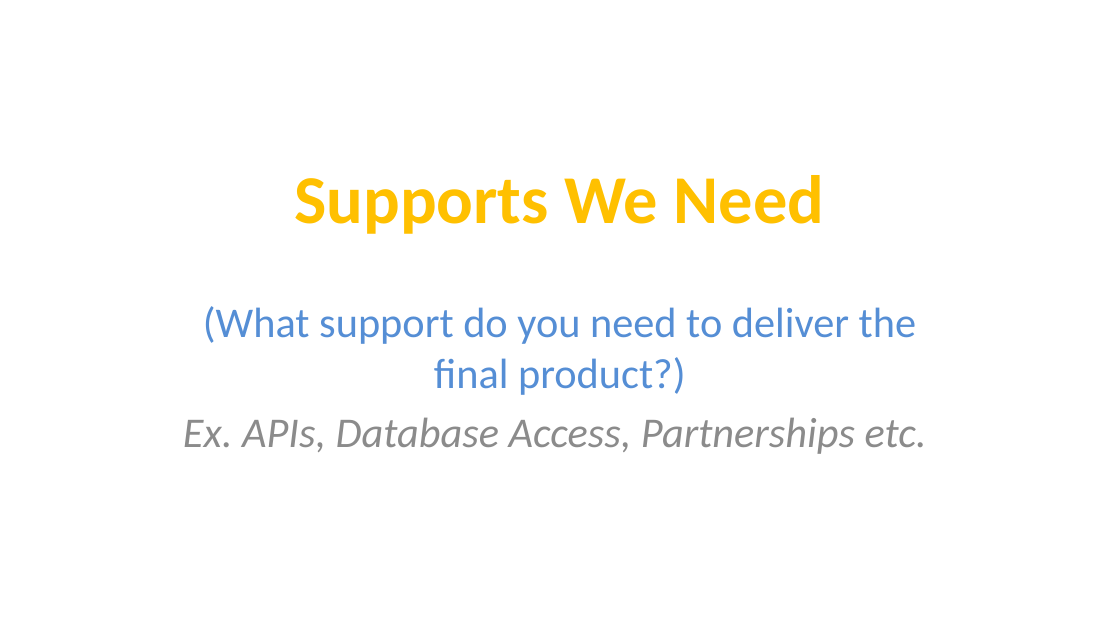
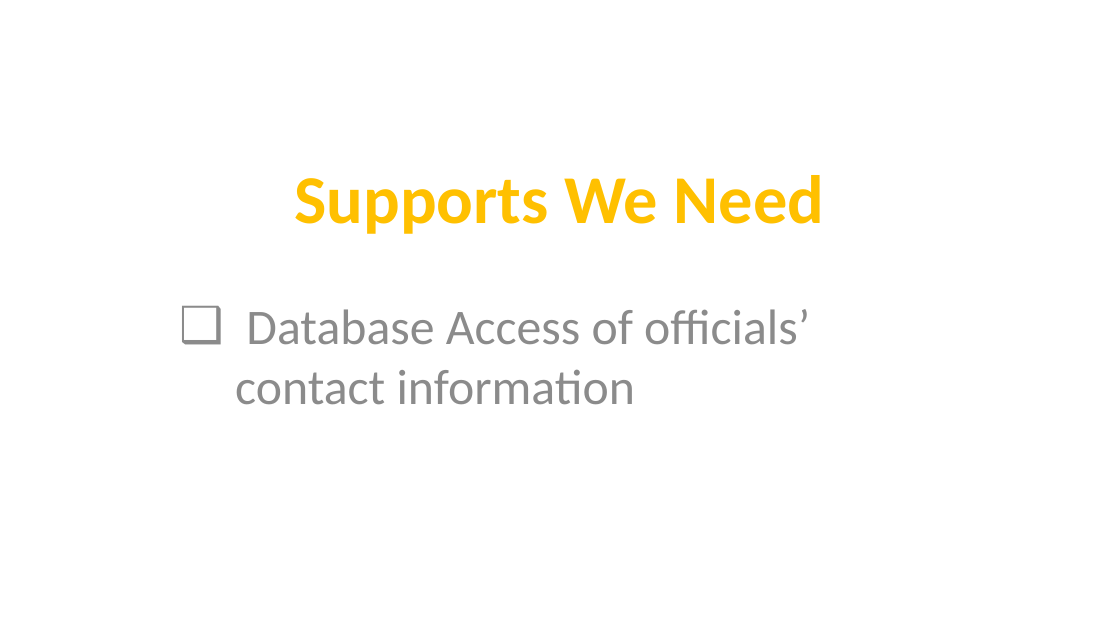
Before and after one commit to sanjida17/Group1, a slide deck: slide 9 of team_01.pptx (slide 7 before the commit). Drawn at 1120x630 pixels with LibreOffice and Linux fonts; fonts in the diff are those of the drawing; background and template pictures are left out. Boxes give left, top, right and bottom in pixels: in the first picture for what was removed or moved away, otherwise in the second. Text is boxed around its words. In the diff, an @@ line names an element or a change of style, - is before the commit and + after.

Commit message:
added

```diff
--- a/team_01.pptx
+++ b/team_01.pptx
@@ subtitle at <box>235,309,810,404</box>: text changed; size 27.2 to 32 pt; text colour #558ED5 to #8C8C8C @@
-(What support do you need to deliver the final product?)
-Ex. APIs, Database Access, Partnerships etc.
+❑ Database Access of officials’ contact information
```
Also in this commit, not shown: 3 other slides changed, 7 slides added, 4 slides removed.
